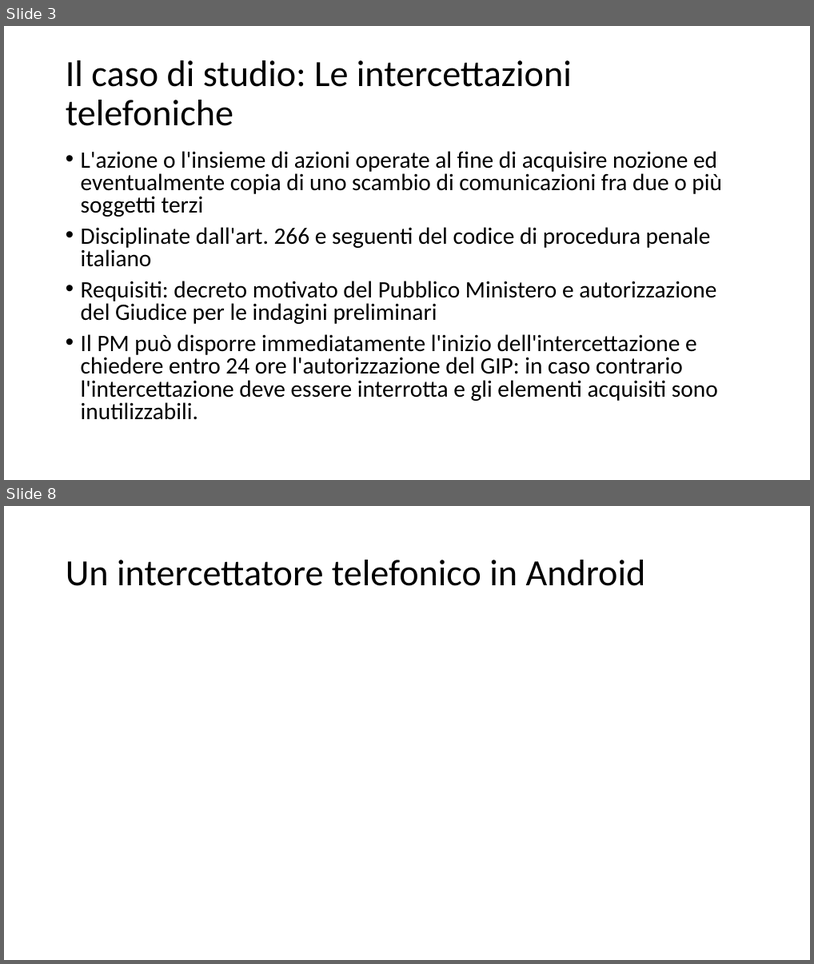
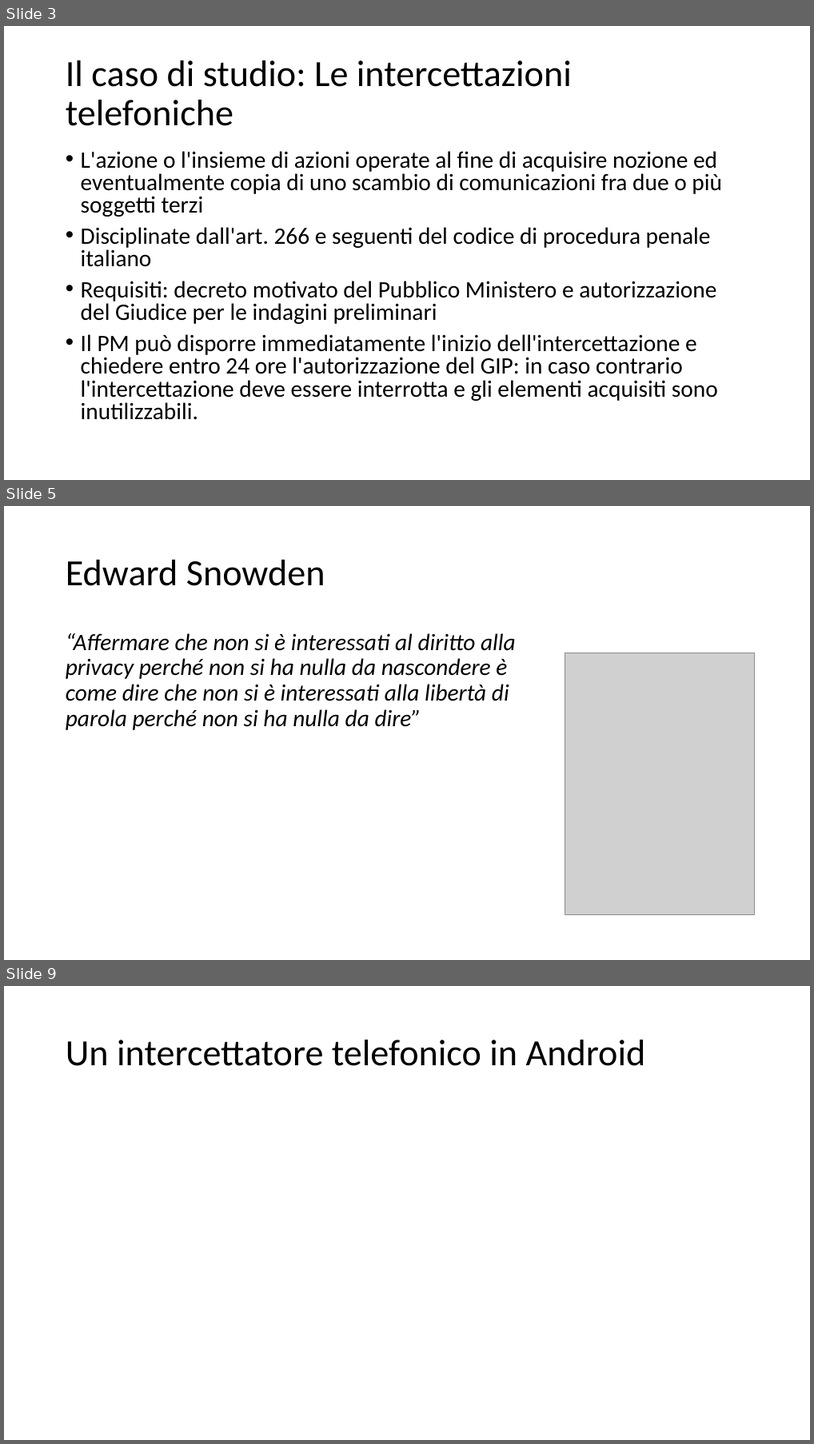
Before and after one commit to vinsan/TesiMagistrale, a slide deck: Le intercettazioni telefoniche in Android.odp. Shown one above the other, each under a label of ours: slides 3 and 8 before the commit, slides 3, 5 and 9 after it; the slides between them are not shown. The pictures are 814x964 and 814x1444 pixels, drawn with LibreOffice and Linux fonts; fonts in the diff are those of the drawing; grey boxes stand for pictures. Boxes give left, top, right and bottom in pixels: in the first picture for what was removed or moved away, otherwise in the second. Text is boxed around its words. In the diff, an @@ line names an element or a change of style, - is before the commit and + after.

```diff
--- a/Le intercettazioni telefoniche in Android.odp
+++ b/Le intercettazioni telefoniche in Android.odp
@@ slide 5 added at box(4, 506, 810, 960), background #FFFFFF @@
@@ title added at box(66, 560, 326, 586), 44 pt, text #000000 @@
+Edward Snowden
@@ text added at box(66, 633, 516, 730), 28 pt, text #000000, italic @@
+“Affermare che non si è interessati al diritto alla privacy perché non si ha nulla da nascondere è come dire che non si è interessati alla libertà di parola perché non si ha nulla da dire”
@@ picture added at box(566, 653, 755, 915) @@
@@ what was slide 8 is now slide 9 @@
```
Also in this commit, not shown: 4 slides changed.
